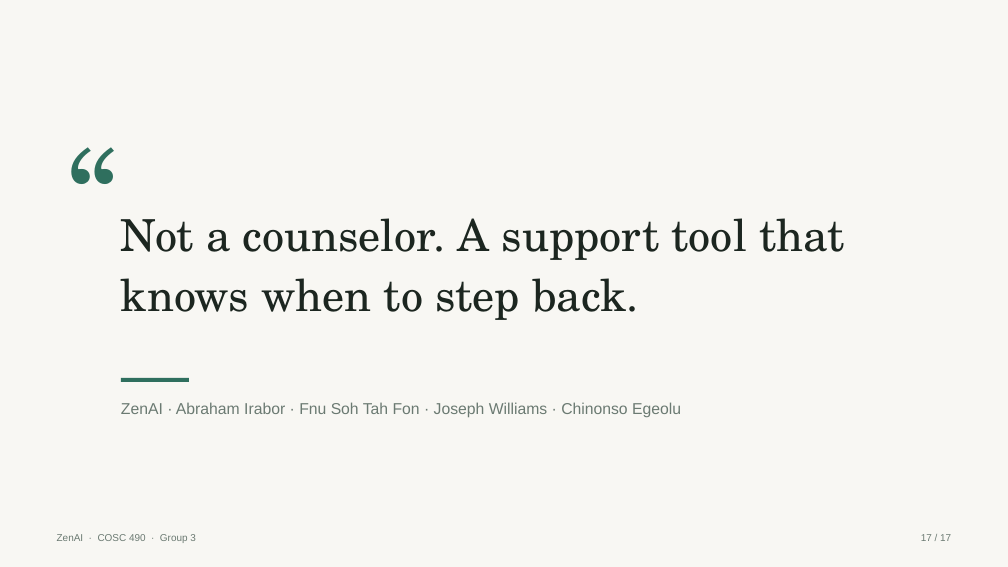
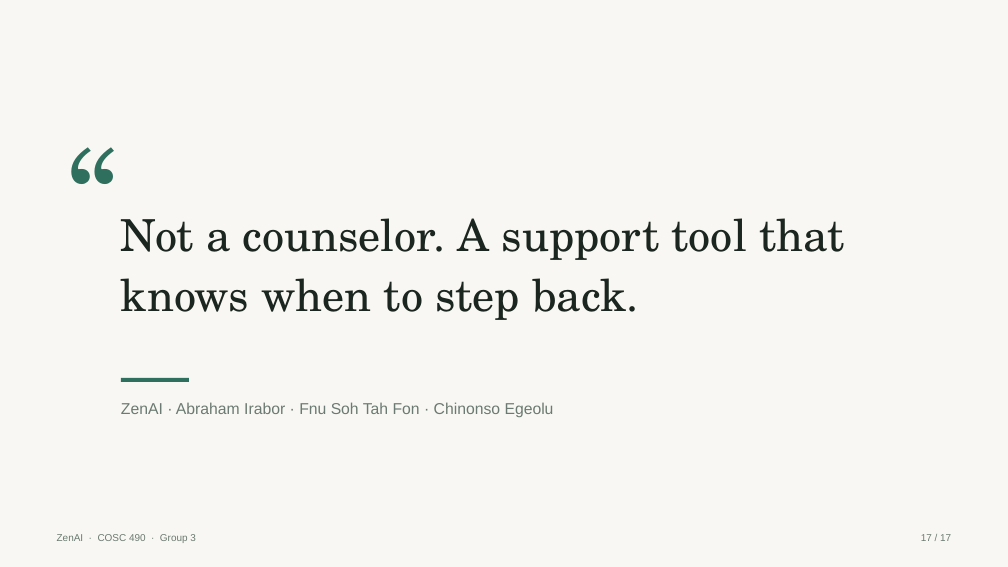
Before and after one commit to Chinonsocheq21/Zenai, a slide deck: slide 17 of presentations/ZenAI-Midterm-Oct15.pptx. Drawn at 1008x567 pixels with LibreOffice and Linux fonts; fonts in the diff are those of the drawing. Boxes give left, top, right and bottom in pixels: in the first picture for what was removed or moved away, otherwise in the second. Text is boxed around its words. In the diff, an @@ line names an element or a change of style, - is before the commit and + after.

```diff
--- a/presentations/ZenAI-Midterm-Oct15.pptx
+++ b/presentations/ZenAI-Midterm-Oct15.pptx
@@ text at bbox=[121, 402, 554, 417]: text changed @@
-ZenAI · Abraham Irabor · Fnu Soh Tah Fon · Joseph Williams · Chinonso Egeolu
+ZenAI · Abraham Irabor · Fnu Soh Tah Fon · Chinonso Egeolu
```
Also in this commit, not shown: 1 other slide changed, 18 other files.
